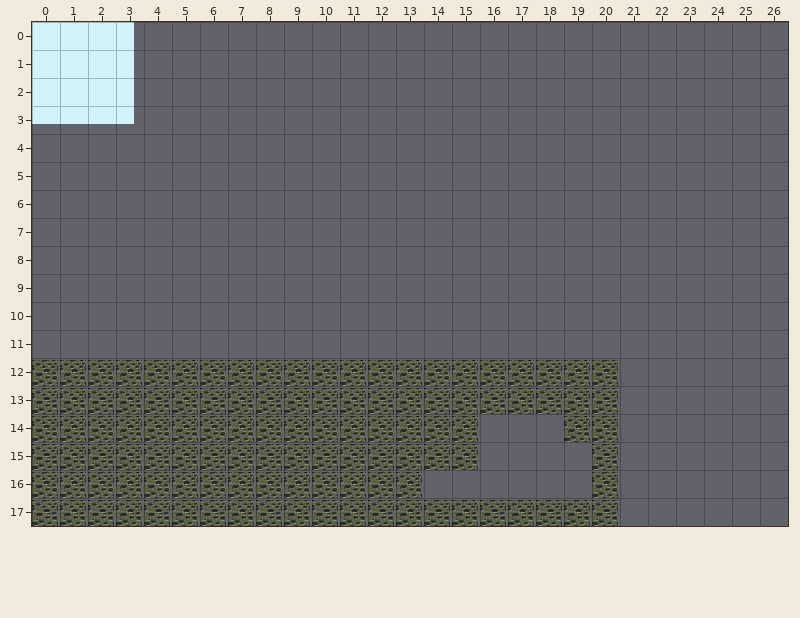
Tiled map: data/level1.tmx. The first picture shows the starting point.
Cells are 70x70 px. Shown: x 0..26, y 0..17.
After:
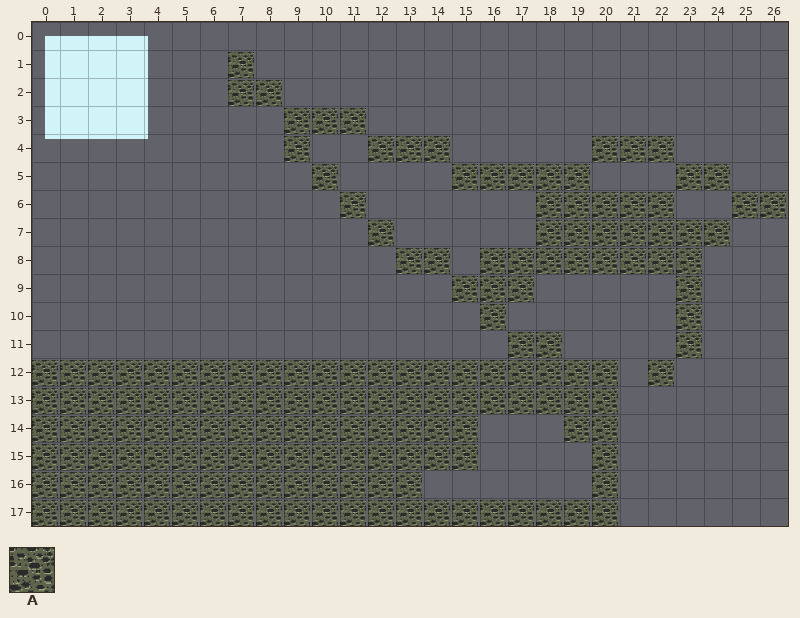
Key: from "tiles2": A 0.
_ is an empty cell.
Change:
Changed rows in their new state; . is an unchanged cell.
layer "Background" offset 0,0 -> 33,36 px
Layer "Collision":
first column x 7:
 1 A...................
 2 AA..................
 3 ..AAA...............
 4 ..A..AAA.....AAA....
 5 ...A....AAAAA...AA..
 6 ....A......AAAAA..AA
 7 .....A.....AAAAAAA..
 8 ......AA.AAAAAAAA...
 9 ........AAA.....A...
10 .........A......A...
11 ..........AA....A...
12 ...............A....
